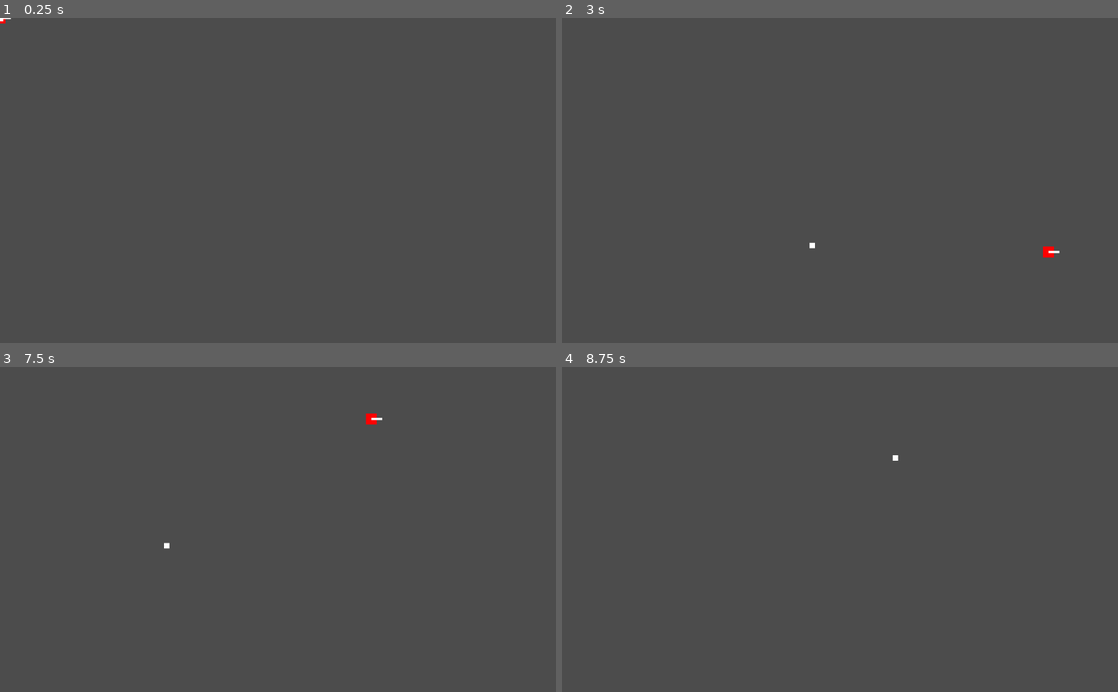
Above: before the commit, frames 1-4 (two rows, left to right).
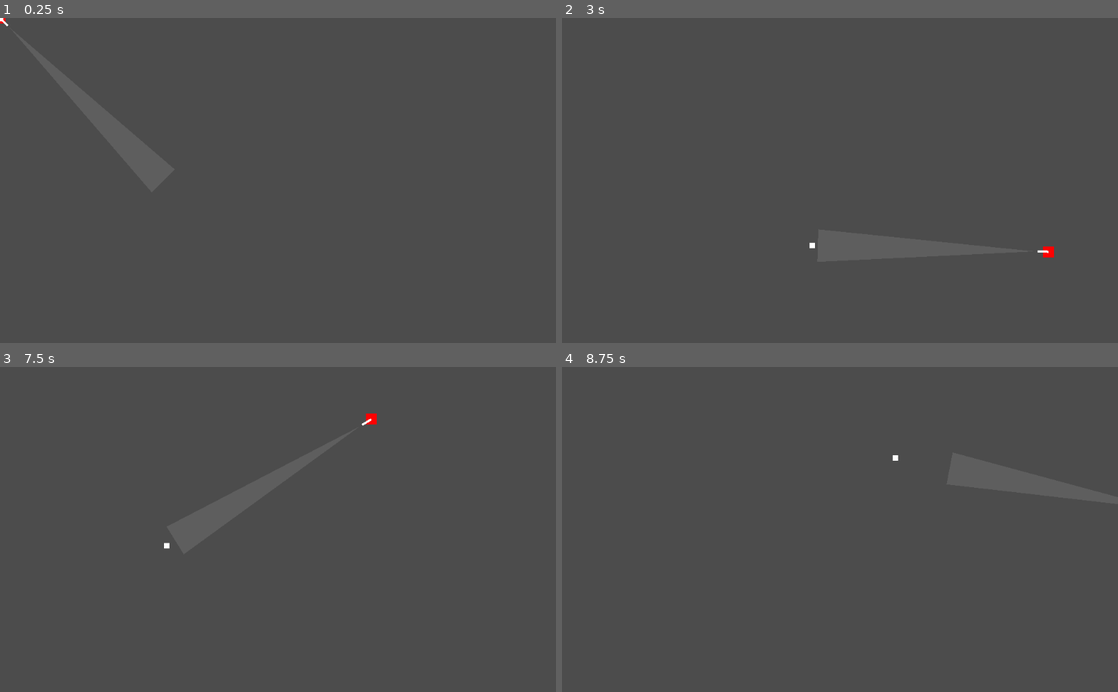
Above: after the commit, the same moments.

Repository: kevinruscoe/godot-top-down-shooter
Game: Godot game, scene res://Scenes/Level.tscn
Two runs of this game, one before a commit and one after it. Both use one fixed random seed, a clock stepped at 60 frames per second and the inputs below.
Inputs (mouse positions are in pixels of both pictures, inside the frame that each line leads up to):
- Up to frame 1 (0.25 s): no input
- Up to frame 2 (3 s): tap Enter at 0.5 s; move the mouse to (962, 164) at 0.52 s; hold Right (ui_right) 0.53-1.28 s; move the mouse to (728, 196) at 1.27 s; hold Down (ui_down) 1.28-2.03 s; move the mouse to (895, 109) at 2.02 s; hold Right (ui_right) 2.03-2.78 s; move the mouse to (812, 245) at 2.77 s; hold Up (ui_up) from 2.78 s (still down)
- Up to frame 3 (7.5 s): move the mouse to (444, 578) at 3.52 s; release Up (ui_up) at 3.53 s; hold Left (ui_left) 3.53-5.03 s; move the mouse to (111, 480) at 4.27 s; move the mouse to (305, 529) at 5.02 s; hold Down (ui_down) 5.03-5.78 s; move the mouse to (194, 448) at 5.77 s; hold Right (ui_right) 5.78-6.53 s; move the mouse to (400, 513) at 6.52 s; hold Up (ui_up) 6.53-7.28 s; move the mouse to (166, 545) at 7.27 s; hold Right (ui_right) from 7.28 s (still down)
- Up to frame 4 (8.75 s): move the mouse to (895, 458) at 8.02 s; release Right (ui_right) at 8.03 s; hold Down (ui_down) from 8.03 s (still down)

The runs differ from the first frame. In frame 1, less than 0.1% of the frame differs, in the area x 0-2%, y 0-3%; in frame 2, less than 0.1%, in the area x 85-90%, y 71-73%; in frame 3, less than 0.1%; in frame 4, less than 0.1%.
Error before the commit: Parse Error: Expected an identifier for the setter function after "setget". (res://Bullet.gd:8)

Commit message:
clean up

Diff:
--- a/Bullet.gd
+++ b/Bullet.gd
@@ -4,7 +4,7 @@
 var speed: float = 500.0 setget set_speed, get_speed
 var max_distance: float = 400.0 setget set_max_distance, get_max_distance
 
-var _color: Color setget
+var _color: Color
 var _is_fired: bool = false
 var _initial_position: Vector2 = Vector2.ZERO
 
--- a/Gun.gd
+++ b/Gun.gd
@@ -47,25 +47,25 @@
 
 		self._target_cone_vectors = PoolVector2Array();
 
-		target_cone_vectors.append(self.get_node("Muzzle").position)
+		self._target_cone_vectors.append(self.get_node("Muzzle").position)
 
 		var upper_point:Vector2 = self.get_node("Muzzle").position
 		upper_point.x += self.get_spread().x
 		upper_point.y += self.get_spread().y
-		target_cone_vectors.append(upper_point)
+		self._target_cone_vectors.append(upper_point)
 
 		var lower_point:Vector2 = self.get_node("Muzzle").position
 		lower_point.x += self.get_spread().x
 		lower_point.y -= self.get_spread().y
-		target_cone_vectors.append(lower_point)
+		self._target_cone_vectors.append(lower_point)
 
-		target_cone_vectors.append(self.get_node("Muzzle").position)
+		self._target_cone_vectors.append(self.get_node("Muzzle").position)
 
-		self._target_cone.set_polygon(target_cone_vectors)
+		self._target_cone.set_polygon(self._target_cone_vectors)
 
 func _track_reload_lock():
 	if self.get_reload_timer().is_stopped() and self.get_ammo() == 0:
-		self.get_ammo() = self.get_clip_size()
+		self.set_ammo(self.get_clip_size())
 
 func _shoot():
 	# if were reloading or throttled by bullet count, bail
@@ -184,15 +184,3 @@
 
 func get_bullet_timer():
 	return bullet_timer
-
-func set_bullet_timer(value):
-	bullet_timer = value
-
-func get_bullet_timer():
-	return bullet_timer
-
-func set_should_show_target_cone(value):
-	should_show_target_cone = value
-
-func is_should_show_target_cone():
-	return should_show_target_cone
